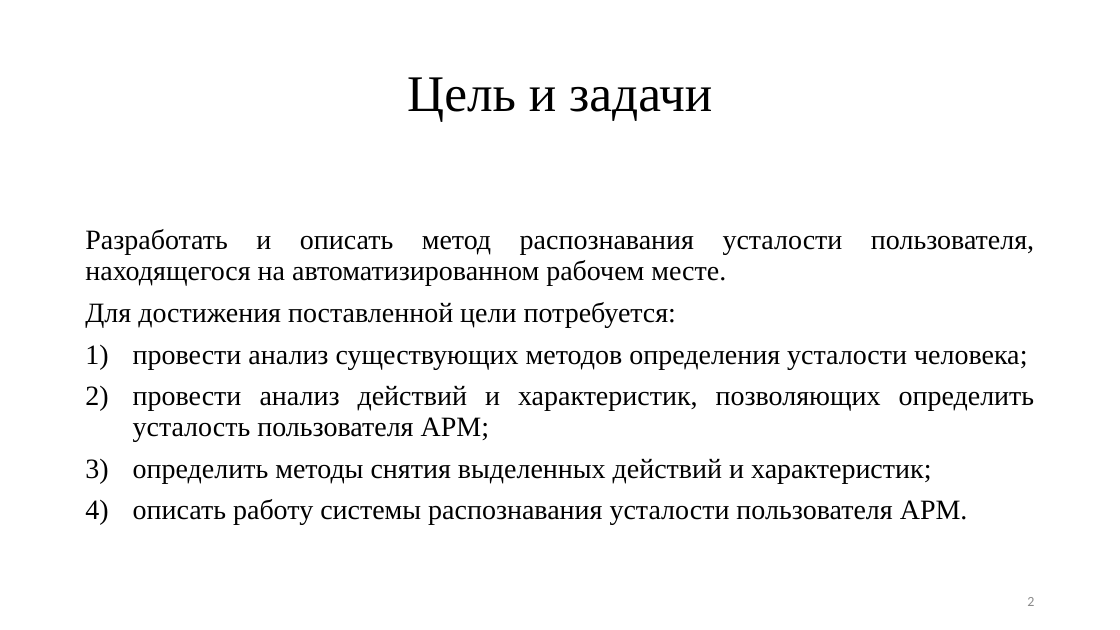
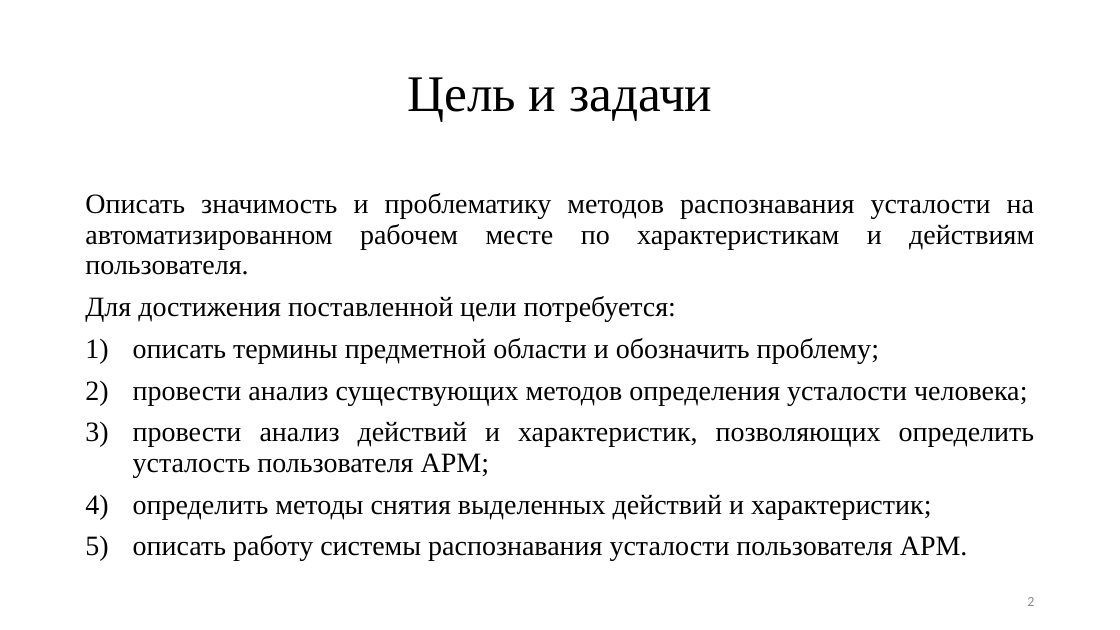
Before and after one commit to TheSawIsTheLaw/FatigueRecognitionSystem, a slide deck: slide 2 of Presentation/presentation.pptx. Drawn at 1120x630 pixels with LibreOffice and Linux fonts; fonts in the diff are those of the drawing. Boxes give left, top, right and bottom in pixels: in the first picture for what was removed or moved away, otherwise in the second. Text is boxed around its words. In the diff, an @@ line names an element or a change of style, - is before the commit and + after.

Commit message:
ADD: first three pages of presentation

```diff
--- a/Presentation/presentation.pptx
+++ b/Presentation/presentation.pptx
@@ text at <box>85,193,1034,275</box>: text changed @@
-Разработать и описать метод распознавания усталости пользователя, находящегося на автоматизированном рабочем месте.
+Описать значимость и проблематику методов распознавания усталости на автоматизированном рабочем месте по характеристикам и действиям пользователя.
@@ text at <box>133,338,880,363</box>: paragraph added @@
+1) описать термины предметной области и обозначить проблему;
```
Also in this commit, not shown: 1 other file.
